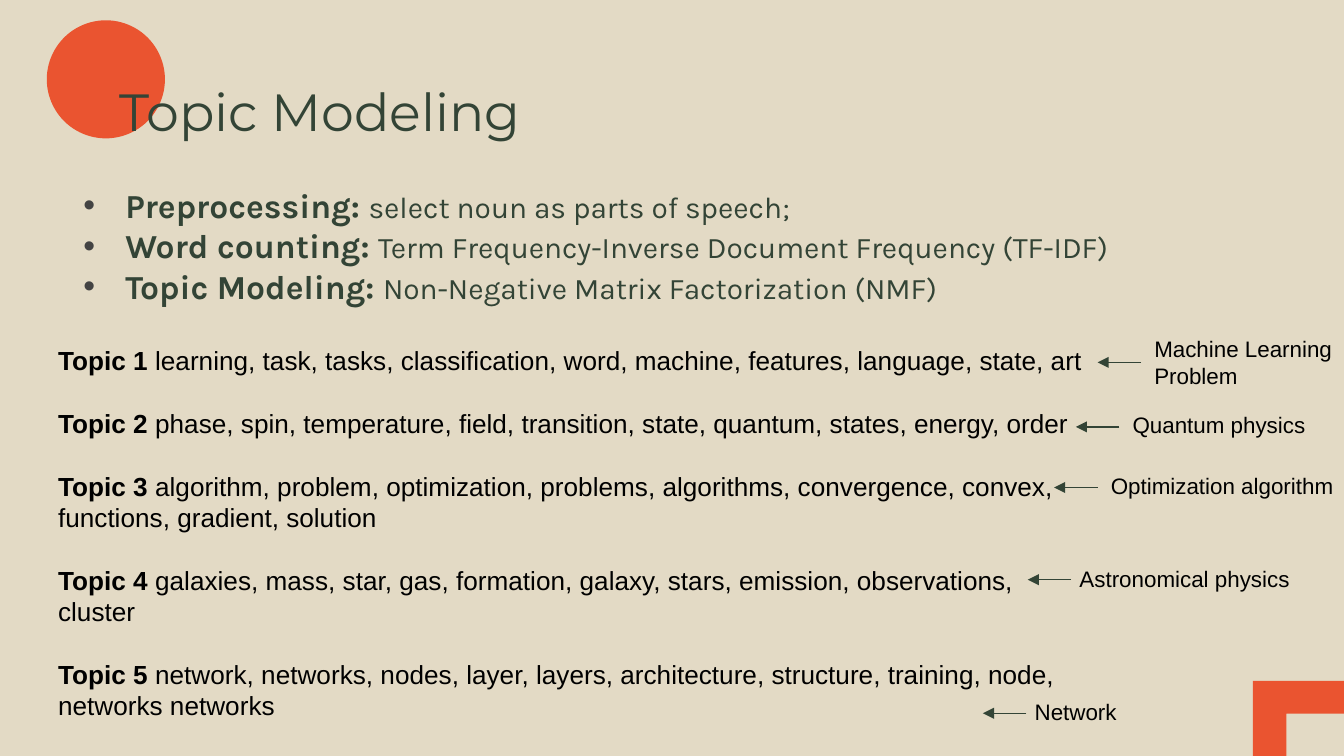
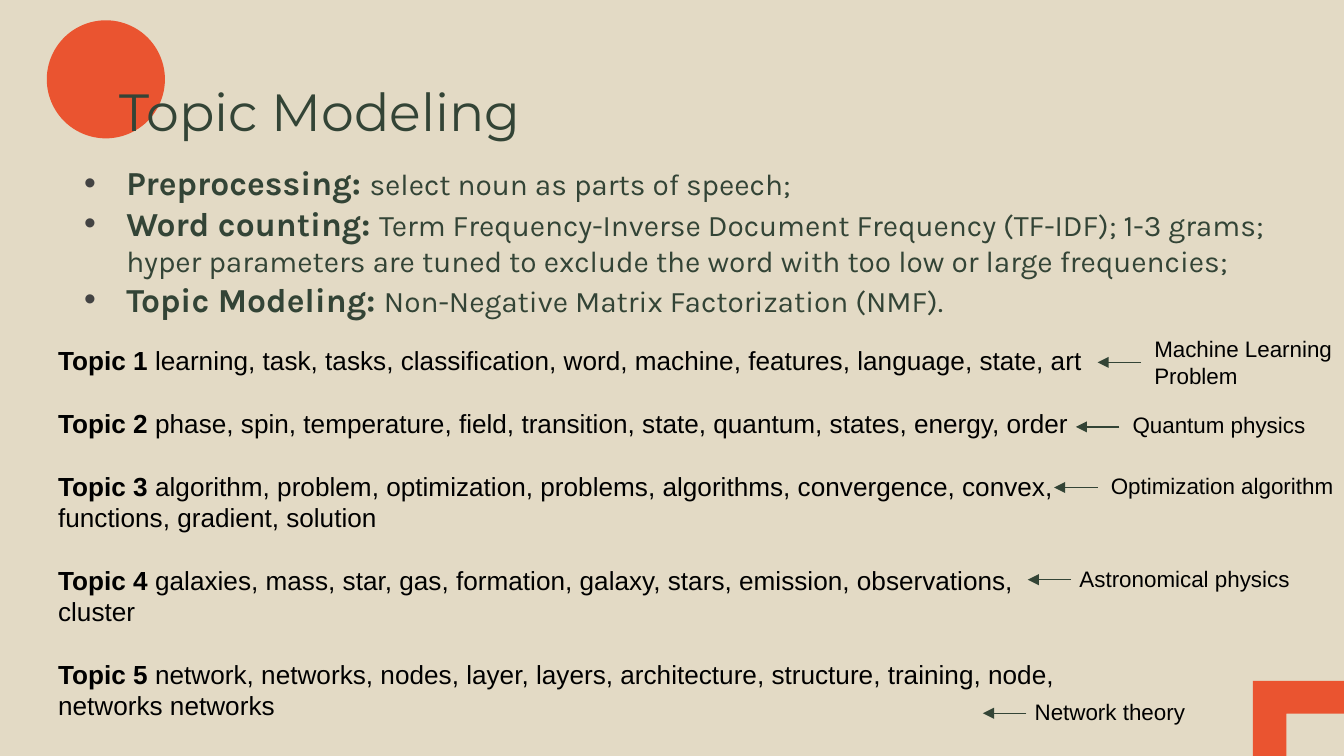
Before and after one commit to suz2/MetisNLP, a slide deck: slide 4 of ResearchArticleRecommendation.pptx. Drawn at 1344x756 pixels with LibreOffice and Linux fonts; fonts in the diff are those of the drawing; background and template pictures are left out. Boxes give left, top, right and bottom in pixels: in the first picture for what was removed or moved away, otherwise in the second. Text is boxed around its words. In the diff, an @@ line names an element or a change of style, - is before the commit and + after.

```diff
--- a/ResearchArticleRecommendation.pptx
+++ b/ResearchArticleRecommendation.pptx
@@ text "Preprocessing: select noun as parts ...": place and size @@
-text "Preprocessing: select noun as parts ..." at [125, 194, 1108, 308]
+text "Preprocessing: select noun as parts ..." at [126, 171, 1263, 321]
@@ text at [126, 212, 1263, 321]: text changed @@
-• Word counting: Term Frequency-Inverse Document Frequency (TF-IDF)
-• Topic Modeling: Non-Negative Matrix Factorization (NMF)
+• Word counting: Term Frequency-Inverse Document Frequency (TF-IDF); 1-3 grams; hyper parameters are tuned to exclude the word with too low or large frequencies;
+• Topic Modeling: Non-Negative Matrix Factorization (NMF).
@@ text at [1035, 703, 1185, 725]: text changed @@
-Network
+Network theory
```
Also in this commit, not shown: 4 other slides changed.
